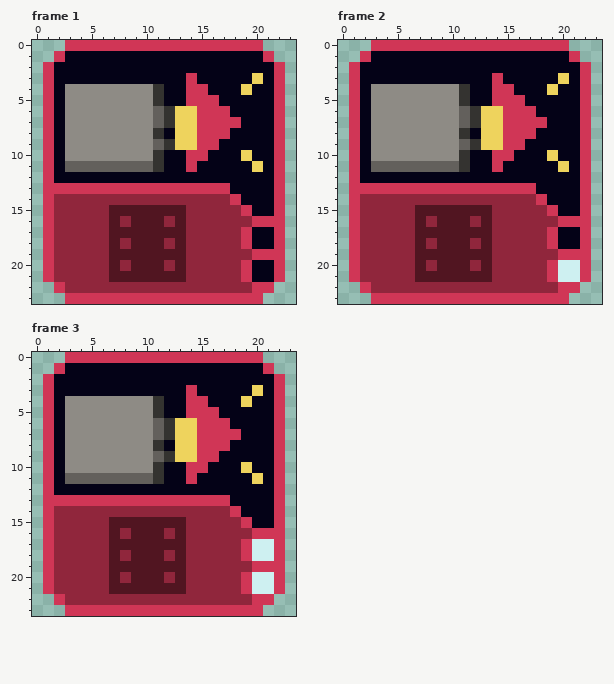
Pixel-art file -- Art/Textures/Tiles/RedTiles/ablative_charge.aseprite. This is how it looked before the edit.
24x24 pixels, 3 frames. Shown: frame 1, frame 2, frame 3.
After:
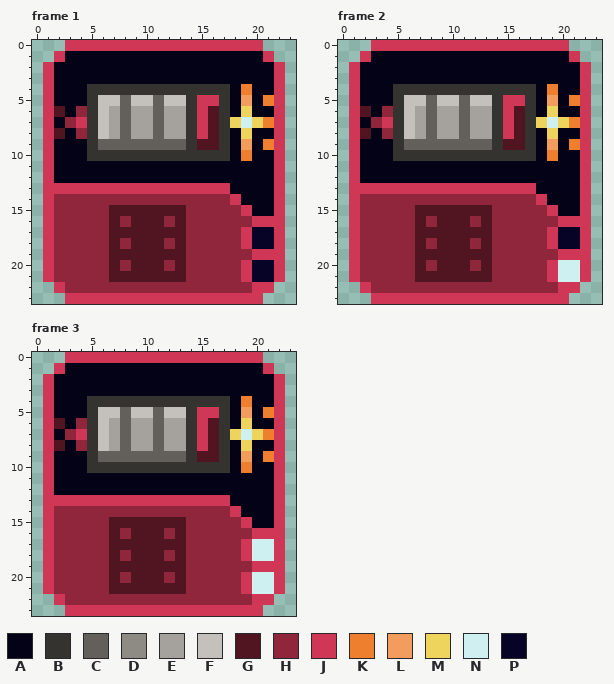
Palette (. is transparent): A #040217  B #343330  C #63605c  D #8e8b85  E #a5a29d  F #c4c1bc  G #511521  H #90263c  J #d03656  K #ee7f2f  L #f29c5d  M #eed35d  N #cef0f1  P #070326
Diff:
Changed rows in their new state; - is an unchanged pixel.
Frame 1:
first column x 2:
 3 ------------A-----A-
 4 -AABBBBBB-BBBBBB-K--
 5 -AABFFCFFCFFB--B-L-K
 6 GAHBFECEE-EEB-GB-M--
 7 -HJBFECEE-EEB-GBMNMK
 8 GAHBFECEECEEB-GB-M--
 9 -AABCCCCC-CCBGGB-L-K
10 -AABBBBBB-BBBBBB-K--
11 -AAAAAAAAA--A-----A-
first column x 20:
17 PP
18 PP
20 PP
21 PP
Frame 2:
first column x 2:
 3 ------------A-----A-
 4 -AABBBBBB-BBBBBB-K--
 5 -AABFFCFFCFFB--B-L-K
 6 GAHBFECEE-EEB-GB-M--
 7 -HJBFECEE-EEB-GBMNMK
 8 GAHBFECEECEEB-GB-M--
 9 -AABCCCCC-CCBGGB-L-K
10 -AABBBBBB-BBBBBB-K--
11 -AAAAAAAAA--A-----A-
first column x 20:
17 PP
18 PP
Frame 3:
first column x 2:
 3 ------------A-----A-
 4 -AABBBBBB-BBBBBB-K--
 5 -AABFFCFFCFFB--B-L-K
 6 GAHBFECEE-EEB-GB-M--
 7 -HJBFECEE-EEB-GBMNMK
 8 GAHBFECEECEEB-GB-M--
 9 -AABCCCCC-CCBGGB-L-K
10 -AABBBBBB-BBBBBB-K--
11 -AAAAAAAAA--A-----A-
